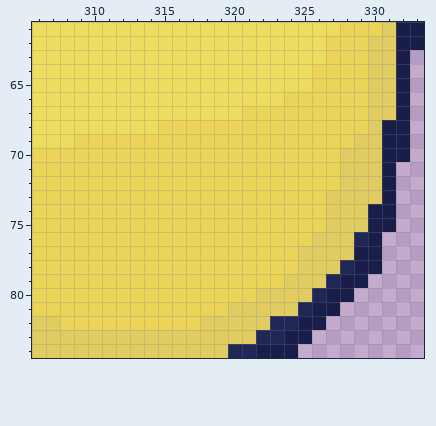
Two states of a pixel-art file, Assets/Sprites/Apa.aseprite. Above: the version before the commit.
359x100 pixels, 1 frame. Colours within 5 levels of each other are drawn and written as one. Shown: x 306..333, y 61..84.
After the commit:
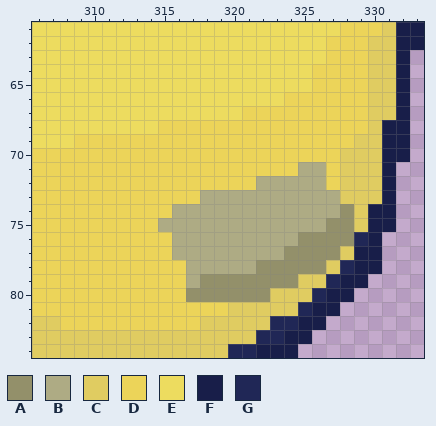
Palette (. is transparent): A #93906a  B #aeab84  C #e0cc61  D #ecd459  E #eddc5f  F #181e49  G #202756
What changed:
--- layer "eticketa"
@@ x 313..330 @@
 70 DDDDDDDDDDDDDDDCCC
-71 DDDDDDDDDDDDDDDCCC
-72 DDDDDDDDDDDDDDDCCC
-73 DDDDDDDDDDDDDDCCCC
-74 DDDDDDDDDDDDDDCCCF
-75 DDDDDDDDDDDDDDCCCF
-76 DDDDDDDDDDDDDCCCGF
-77 DDDDDDDDDDDDCCCCFF
-78 DDDDDDDDDDDDCCCGFF
-79 DDDDDDDDDDDCCCGFF.
-80 DDDDDDDDDCCCCGFF..
+71 DDDDDDDDDDDDBBDCCC
+72 DDDDDDDDDBBBBBDCCC
+73 DDDDDBBBBBBBBBBCCC
+74 DDDBBBBBBBBBBBBACF
+75 DDBBBBBBBBBBBBAACF
+76 DDDBBBBBBBBBAAAAGF
+77 DDDBBBBBBBBAAAACFF
+78 DDDDBBBBBAAAAACGFF
+79 DDDDBAAAAAAACCGFF.
+80 DDDDAAAAAACCCGFF..
 81 DDDDDDDCCCCCGFF...
Boxes around the changes in both pictures, in picture pixels (x1, y1, x2, y2):
changed: (158, 162, 354, 302)
